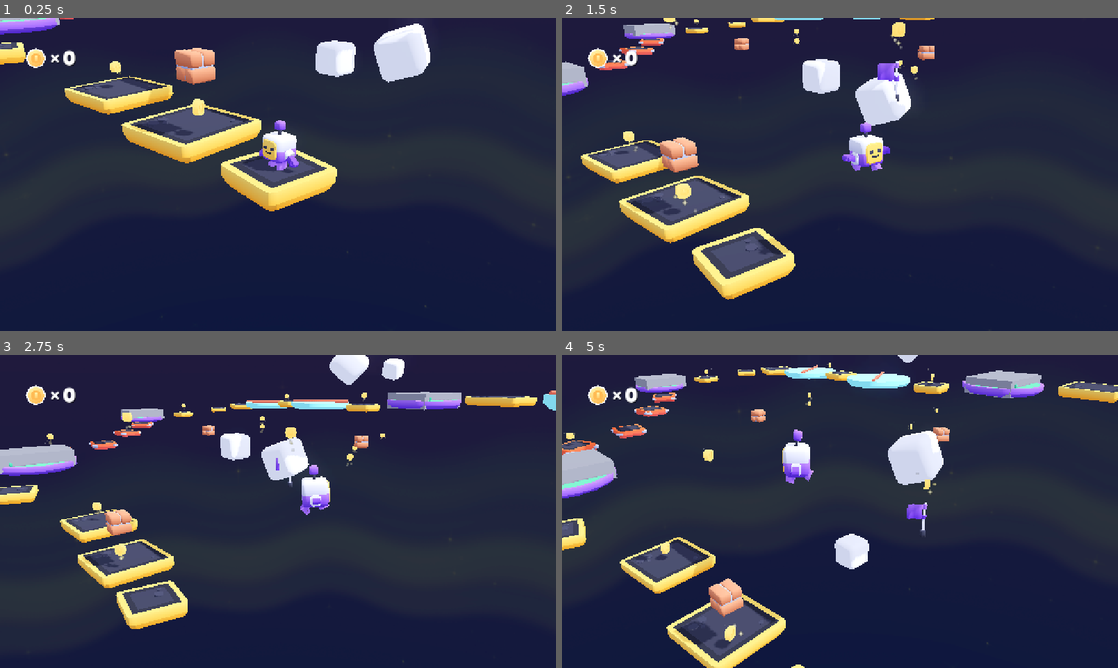
Above: before the commit, frames 1-4 (two rows, left to right).
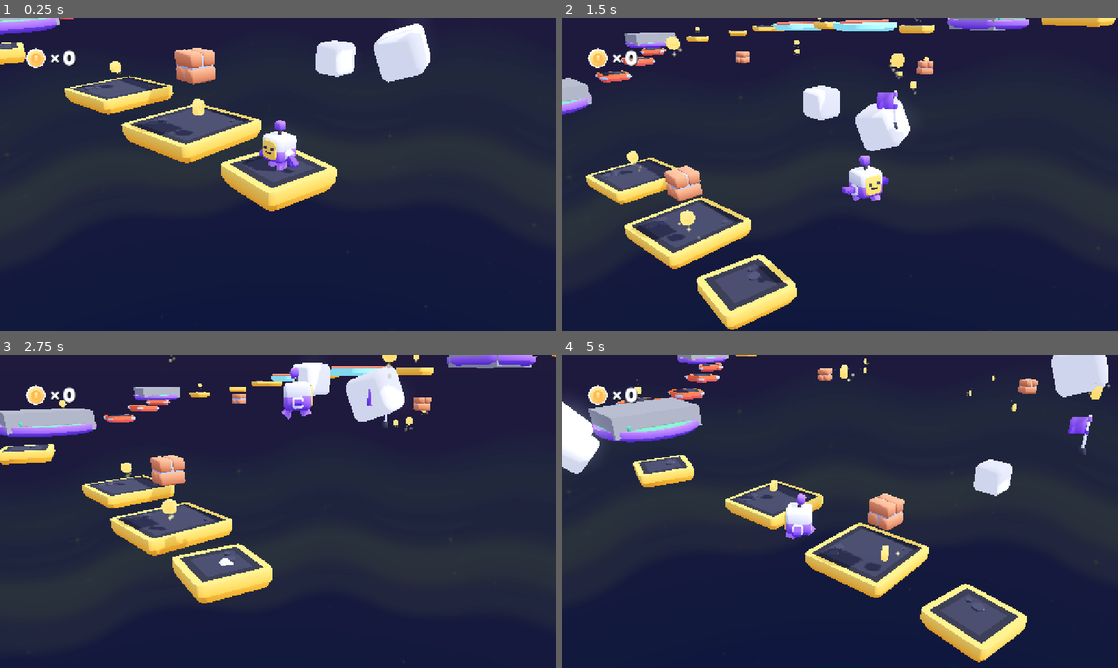
Above: after the commit, the same moments.

Repository: insertnewusername/3d-platformer
Game: Godot game, scene res://scenes/main.tscn
Two runs of this game, one before a commit and one after it. Both use one fixed random seed, a clock stepped at 60 frames per second and the inputs below.
Inputs (mouse positions are in pixels of both pictures, inside the frame that each line leads up to):
- Up to frame 1 (0.25 s): no input
- Up to frame 2 (1.5 s): tap Enter at 0.5 s; move the mouse to (962, 158) at 0.52 s; hold D (move_right) 0.53-1.28 s; tap Space (jump) at 0.6, 0.77, 1.07 s; click (962, 158) at 0.67 s; move the mouse to (728, 190) at 1.27 s; hold S (move_back) from 1.28 s (still down); tap Down (camera_down) at 1.35 s
- Up to frame 3 (2.75 s): tap Space (jump) at 1.52, 1.55, 1.82, 2.3 s; move the mouse to (333, 442) at 2.02 s; release S (move_back) at 2.03 s; hold D (move_right) from 2.03 s (still down); tap Left (camera_left) at 2.1 s
- Up to frame 4 (5 s): move the mouse to (812, 574) at 2.77 s; release D (move_right) at 2.78 s; hold W (move_forward) 2.78-3.53 s; tap Right (camera_right) at 2.85 s; click (812, 574) at 2.92 s; tap Space (jump) at 3.02, 3.05, 3.32, 3.77, 3.8, 4.07, 4.52, 4.55, 4.82 s; move the mouse to (1006, 558) at 3.52 s; hold A (move_left) from 3.53 s (still down); tap Up (camera_up) at 3.6 s; move the mouse to (673, 464) at 4.27 s; tap Alt at 4.35 s

The runs differ from the first frame. In frame 2, 20% of the frame differs, in the area x 0-100%, y 0-100%; in frame 3, 22%; in frame 4, 27%.
Error in both runs: Invalid assignment of property or key 'light_energy' with value of type 'float' on a base object of type 'null instance'. (res://scripts/main.gd:12)

Commit message:
Remove double jump

Diff:
--- a/scenes/main.tscn
+++ b/scenes/main.tscn
@@ -33,6 +33,7 @@
 shadow_offset = Vector2(2, 2)
 
 [node name="Main" type="Node3D" unique_id=1387255274]
+transform = Transform3D(0.99999934, 0, 0.0011344638, 0, 1, 0, -0.0011344638, 0, 0.99999934, 0, 0, 0)
 script = ExtResource("1_jkv2x")
 
 [node name="Environment" type="WorldEnvironment" parent="." unique_id=1980684330]
--- a/scripts/player.gd
+++ b/scripts/player.gd
@@ -7,7 +7,7 @@
 
 @export_subgroup("Properties")
 @export var movement_speed = 250
-@export var jump_strength = 7
+@export var jump_strength = 14
 
 var movement_velocity: Vector3
 var rotation_direction: float
@@ -16,7 +16,6 @@
 var previously_floored = false
 
 var jump_single = true
-var jump_double = true
 
 var coins = 0
 
@@ -130,9 +129,7 @@
 
 	# Jumping
 	if Input.is_action_just_pressed("jump"):
-		jump()
-	if Input.is_action_just_pressed("jump"):
-		if jump_single or jump_double:
+		if jump_single:
 			jump()
 
 # Handle gravity
@@ -157,9 +154,6 @@
 
 	if jump_single:
 		jump_single = false;
-		jump_double = true;
-	else:
-		jump_double = false;
 
 # Collecting coins
 
Binary file added: magnetic.png
Not shown, added: magnetic.png.import
